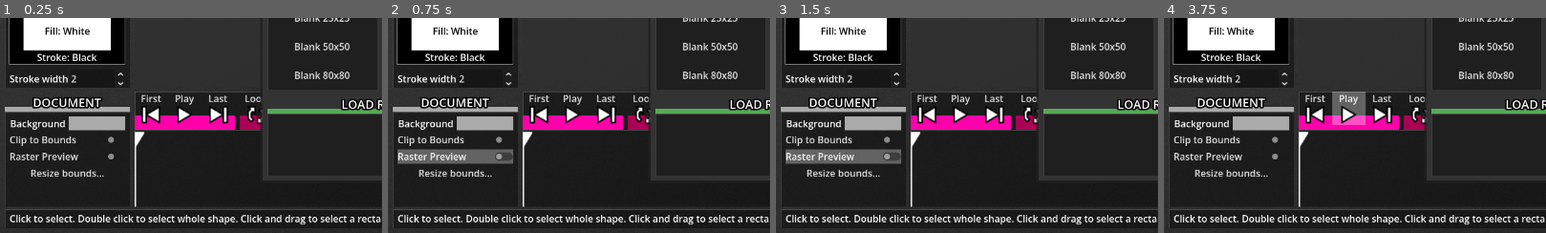
Above: before the commit, frames 1-4 (left to right).
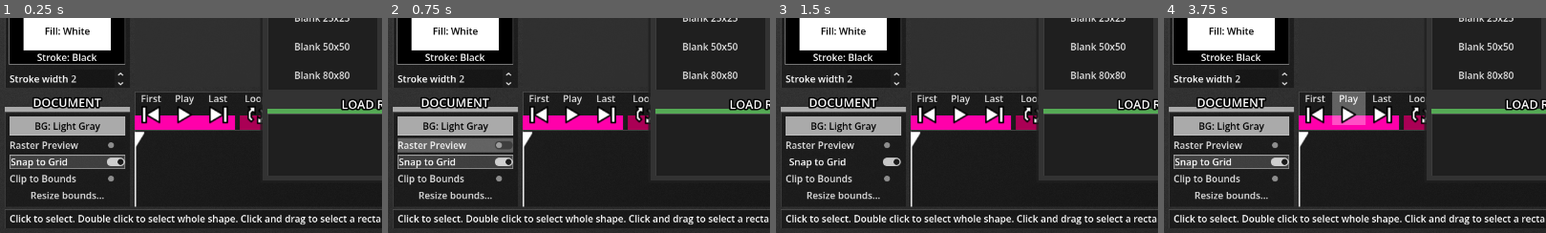
Above: after the commit, the same moments.

Repository: erlog135/Ripple
Game: Godot game, scene res://scenes/Editor.tscn
The game is run twice, just before and just after one commit, with the same random seed, the same clock (stepped at 60 frames per second) and the same inputs.
Inputs (mouse positions are % of the whole screen's width and height, from its top left):
- Up to frame 1 (0.25 s): no input
- Up to frame 2 (0.75 s): click "Raster Preview" at 0.5 s
- Up to frame 3 (1.5 s): click (9, 83) at 1.25 s, where only the run after the commit has a clickable "Snap to Grid"
- Up to frame 4 (3.75 s): click (2, 8) at 2.02 s; click (2, 8) at 2.77 s; click "Play" at 3.5 s
The pictures show only the part of the screen within x 0-50%, y 50-100%; the shares and areas given below are measured in that part.

The runs differ from the first frame. In frame 1, 5.5% of the frame differs, in the area x 2-33%, y 45-85%; in frame 2, 6.5%; in frame 3, 5.8%; in frame 4, 5.5%.

Commit message:
improve document editing

Diff:
--- a/managers/editor_state.gd
+++ b/managers/editor_state.gd
@@ -21,6 +21,7 @@
 signal playback_state_changed(playing: bool)
 signal render_mode_changed(mode: RenderMode)
 signal clip_to_bounds_changed(enabled: bool)
+signal grid_snap_changed(enabled: bool)
 signal validate_line_angles_changed(enabled: bool)
 signal shape_preview_changed
 signal onion_skin_changed(enabled: bool)
@@ -112,7 +113,12 @@
 		validate_line_angles_changed.emit(value)
 
 ## When true, point placement snaps to the pixel grid after draw-type rules (whole pixels, or half-pixels when [member grid_odd_snap] applies to odd strokes).
-var grid_snap: bool = true
+var grid_snap: bool = true:
+	set(value):
+		if grid_snap == value:
+			return
+		grid_snap = value
+		grid_snap_changed.emit(value)
 ## When [member grid_snap] is true and stroke width is odd, snap to cell centers (…, -0.5, 0.5, 1.5, …). Ignored for even stroke width.
 var grid_odd_snap: bool = true
 
--- a/managers/menu_dispatcher.gd
+++ b/managers/menu_dispatcher.gd
@@ -7,6 +7,7 @@
 	EditorState.render_mode_changed.connect(func(_mode): menu_state_changed.emit())
 	EditorState.options_changed.connect(func(): menu_state_changed.emit())
 	EditorState.clip_to_bounds_changed.connect(func(_enabled): menu_state_changed.emit())
+	EditorState.grid_snap_changed.connect(func(_enabled): menu_state_changed.emit())
 	EditorState.validate_line_angles_changed.connect(func(_enabled): menu_state_changed.emit())
 
 
@@ -77,7 +78,6 @@
 			EditorState.set_render_mode(next_mode)
 		"view_grid_snap":
 			EditorState.grid_snap = not EditorState.grid_snap
-			menu_state_changed.emit()
 		"view_clip_to_bounds":
 			EditorState.clip_to_document_bounds = not EditorState.clip_to_document_bounds
 		"view_validate_angles":
--- a/scenes/interface/aux_windows/DocumentPropertiesWindow.tscn
+++ b/scenes/interface/aux_windows/DocumentPropertiesWindow.tscn
@@ -57,31 +57,52 @@
 [node name="VBoxContainer" type="VBoxContainer" parent="Panel/MarginContainer" unique_id=1625324345]
 layout_mode = 2
 
-[node name="BackgroundColor" type="HBoxContainer" parent="Panel/MarginContainer/VBoxContainer" unique_id=2056852005]
-layout_mode = 2
-
-[node name="Label" type="Label" parent="Panel/MarginContainer/VBoxContainer/BackgroundColor" unique_id=1830810114]
-layout_mode = 2
-size_flags_horizontal = 3
-text = "Background"
-horizontal_alignment = 1
-vertical_alignment = 1
-
-[node name="ColorRect" type="ColorRect" parent="Panel/MarginContainer/VBoxContainer/BackgroundColor" unique_id=1898960185]
+[node name="BackgroundRect" type="ColorRect" parent="Panel/MarginContainer/VBoxContainer" unique_id=1898960185]
+clip_contents = true
+custom_minimum_size = Vector2(0, 32)
 layout_mode = 2
 size_flags_horizontal = 3
 color = Color(0.6666667, 0.6666667, 0.6666667, 1)
+
+[node name="Label" type="Label" parent="Panel/MarginContainer/VBoxContainer/BackgroundRect" unique_id=1830810114]
+layout_mode = 1
+anchors_preset = 15
+anchor_right = 1.0
+anchor_bottom = 1.0
+grow_horizontal = 2
+grow_vertical = 2
+size_flags_horizontal = 3
+text = "BG: Light Gray"
+horizontal_alignment = 1
+vertical_alignment = 1
+text_overrun_behavior = 5
+
+[node name="Border" type="ReferenceRect" parent="Panel/MarginContainer/VBoxContainer/BackgroundRect" unique_id=481163798]
+layout_mode = 1
+anchors_preset = 15
+anchor_right = 1.0
+anchor_bottom = 1.0
+grow_horizontal = 2
+grow_vertical = 2
+mouse_filter = 2
+border_color = Color(1, 1, 1, 0.5019608)
+editor_only = false
+
+[node name="RasterPreviewToggle" type="CheckButton" parent="Panel/MarginContainer/VBoxContainer" unique_id=1984382342]
+layout_mode = 2
+focus_mode = 0
+text = "Raster Preview"
+
+[node name="SnappingToggle" type="CheckButton" parent="Panel/MarginContainer/VBoxContainer" unique_id=1273046507]
+layout_mode = 2
+focus_mode = 0
+text = "Snap to Grid"
 
 [node name="ClipBoundsToggle" type="CheckButton" parent="Panel/MarginContainer/VBoxContainer" unique_id=257828607]
 layout_mode = 2
 focus_mode = 0
 text = "Clip to Bounds"
 
-[node name="RasterPreviewToggle" type="CheckButton" parent="Panel/MarginContainer/VBoxContainer" unique_id=1984382342]
-layout_mode = 2
-focus_mode = 0
-text = "Raster Preview"
-
 [node name="ResizeButton" type="Button" parent="Panel/MarginContainer/VBoxContainer" unique_id=302689405]
 layout_mode = 2
 focus_mode = 0
--- a/scenes/interface/aux_windows/document_properties_window.gd
+++ b/scenes/interface/aux_windows/document_properties_window.gd
@@ -2,8 +2,10 @@
 
 const COLOR_POPUP_SCENE = "res://scenes/interface/popups/ColorPopup.tscn"
 
-@onready var bg_color_rect: ColorRect = $Panel/MarginContainer/VBoxContainer/BackgroundColor/ColorRect
+@onready var bg_color_rect: ColorRect = $Panel/MarginContainer/VBoxContainer/BackgroundRect
+@onready var bg_color_label: Label = $Panel/MarginContainer/VBoxContainer/BackgroundRect/Label
 
+@onready var snapping_toggle: CheckButton = $Panel/MarginContainer/VBoxContainer/SnappingToggle
 @onready var clip_bounds_toggle: CheckButton = $Panel/MarginContainer/VBoxContainer/ClipBoundsToggle
 @onready var raster_preview_toggle: CheckButton = $Panel/MarginContainer/VBoxContainer/RasterPreviewToggle
 @onready var resize_button: Button = $Panel/MarginContainer/VBoxContainer/ResizeButton
@@ -16,15 +18,39 @@
 	EditorState.render_mode_changed.connect(func(mode: EditorState.RenderMode): raster_preview_toggle.set_pressed_no_signal(mode == EditorState.RenderMode.RASTER))
 	#same for bounds clipping
 	EditorState.clip_to_bounds_changed.connect(func(enabled: bool): clip_bounds_toggle.set_pressed_no_signal(enabled))
+	EditorState.grid_snap_changed.connect(func(enabled: bool): snapping_toggle.set_pressed_no_signal(enabled))
+	EditorState.bg_color_changed.connect(_sync_from_editor_state)
 
 	raster_preview_toggle.toggled.connect(func(toggled_on: bool): EditorState.set_render_mode(EditorState.RenderMode.RASTER if toggled_on else EditorState.RenderMode.VECTOR))
+	snapping_toggle.toggled.connect(func(toggled_on: bool): EditorState.grid_snap = toggled_on)
 	clip_bounds_toggle.toggled.connect(func(toggled_on: bool): EditorState.clip_to_document_bounds = toggled_on)
+
+	raster_preview_toggle.set_pressed_no_signal(EditorState.render_mode == EditorState.RenderMode.RASTER)
+	snapping_toggle.set_pressed_no_signal(EditorState.grid_snap)
+	clip_bounds_toggle.set_pressed_no_signal(EditorState.clip_to_document_bounds)
 
 	bg_color_rect.gui_input.connect(func(event: InputEvent):
 		if event is InputEventMouseButton and event.button_index == MOUSE_BUTTON_LEFT and event.pressed:
 			_open_color_picker("color_picker_bg", bg_color_rect.color, _on_bg_color_selected))
 
 	resize_button.pressed.connect(func(): PopupManager.open("resize_document", "res://scenes/interface/popups/ResizeDocumentPopup.tscn"))
+	_sync_from_editor_state()
+
+
+func _sync_from_editor_state() -> void:
+	if _syncing:
+		return
+	_syncing = true
+	_update_bg_ui(EditorState.current_bg_color)
+	_syncing = false
+
+
+func _update_bg_ui(color: Color) -> void:
+	bg_color_rect.color = color
+	var color_name: String = GColor.COLOR_NAMES.get(color, "Custom")
+	bg_color_label.text = "BG: %s" % color_name
+	bg_color_label.add_theme_color_override("font_color", GColor.legible_over(color))
+
 
 func _open_color_picker(popup_id: String, current: Color, on_selected: Callable) -> void:
 	var popup = PopupManager.open(popup_id, COLOR_POPUP_SCENE)
@@ -36,7 +62,7 @@
 	popup.select_color(current)
 	_syncing = false
 
-func _on_bg_color_selected(color: Color):
 
-	bg_color_rect.color = color
+func _on_bg_color_selected(color: Color) -> void:
+	_update_bg_ui(color)
 	EditorState.set_current_bg_color(color)
--- a/scenes/interface/aux_windows/tools/edit_tool.gd
+++ b/scenes/interface/aux_windows/tools/edit_tool.gd
@@ -43,6 +43,7 @@
 func handle_mouse_motion(world_pos: Vector2, gizmos) -> void:
 	match _mode:
 		_Mode.TRANSFORMING:
+			_drag_has_moved = _drag_has_moved or world_pos != _drag_start_transform
 			EditorState.update_transform_matrix(_compute_matrix(world_pos))
 		_Mode.RECT_SELECT:
 			_drag_end_world = world_pos
@@ -100,8 +101,8 @@
 func handle_left_release(world_pos: Vector2, gizmos) -> void:
 	match _mode:
 		_Mode.TRANSFORMING:
-			var matrix := _compute_matrix(world_pos)
-			if matrix != Transform2D.IDENTITY:
+			if _drag_has_moved:
+				var matrix := _compute_matrix(world_pos)
 				_commit(matrix)
 			_snapshot.clear()
 			EditorState.end_transform()
@@ -221,9 +222,6 @@
 					delta.y = 0.0
 				else:
 					delta.x = 0.0
-			# Snap movement preview to the grid when grid snap is enabled.
-			if EditorState.grid_snap:
-				delta = delta.snapped(Vector2.ONE)
 			return Transform2D(0.0, delta)
 
 		EditorState.TransformMode.SCALE:
@@ -327,6 +325,7 @@
 ## after [member current_hover_mode] and [member _active_handle] are up to date.
 func _begin_transform_drag(world_pos: Vector2) -> void:
 	_mode = _Mode.TRANSFORMING
+	_drag_has_moved = false
 	_locked_mode = current_hover_mode
 	_drag_start_transform = world_pos
 	_original_bounds = EditorState.get_selection_bounds()
@@ -423,6 +422,23 @@
 	if command_indices.is_empty():
 		return
 
+	# Only commit if at least one point, radius, or path state actually changed
+	var any_changed := false
+	for i in range(command_indices.size()):
+		var cmd_idx := command_indices[i]
+		var cmd: DrawCommand = frame.commands[cmd_idx]
+		if cmd.points != new_points_arrays[i]:
+			any_changed = true
+			break
+		if cmd.draw_type == DrawCommand.Type.CIRCLE and new_radii[i] != cmd.circle_radius:
+			any_changed = true
+			break
+	if not path_close_indices.is_empty():
+		any_changed = true
+
+	if not any_changed:
+		return
+
 	HistoryManager.commit(TransformSelectionAction.new(
 		frame_idx, command_indices, new_points_arrays, new_radii, path_close_indices
 	))
--- a/scenes/interface/document.gd
+++ b/scenes/interface/document.gd
@@ -167,7 +167,12 @@
 	var points := _points_with_drag_offset(cmd.points, cmd_idx) if apply_drag_offset else cmd.points
 
 	if cmd.draw_type == DrawCommand.Type.CIRCLE and points.size() > 0:
-		points = _circle_points(points[0], cmd.circle_radius)
+		var radius := float(cmd.circle_radius)
+		if apply_drag_offset and EditorState.is_transform_previewing() and EditorState.transform_mode == EditorState.TransformMode.SCALE and EditorState.transform_matrix != Transform2D.IDENTITY:
+			var m := EditorState.transform_matrix
+			var radius_scale := (m.x.length() + m.y.length()) / 2.0
+			radius = maxf(1.0, radius * radius_scale)
+		points = _circle_points(points[0], radius)
 
 	if cmd.fill_color.a > 0:
 		var poly := Polygon2D.new()
@@ -194,17 +199,24 @@
 		canvas.add_child(line)
 
 func _points_with_drag_offset(points: PackedVector2Array, cmd_idx: int) -> PackedVector2Array:
-	if not EditorState.is_transform_previewing():
+	if not EditorState.is_transform_previewing() or EditorState.transform_matrix == Transform2D.IDENTITY:
 		return points
 
 	var selected_pts: Array = EditorState.selected_point_indices.get(cmd_idx, [])
 	if selected_pts.is_empty():
 		return points
 
+	var frame: DrawCommandImage = ProjectData.get_current_image() if EditorState.grid_snap else null
+	var cmd: DrawCommand = frame.commands[cmd_idx] if (frame != null and cmd_idx < frame.commands.size()) else null
 	var shifted: PackedVector2Array = points.duplicate()
 	for pt_idx in selected_pts:
 		if pt_idx >= 0 and pt_idx < shifted.size():
-			shifted[pt_idx] = EditorState.transform_matrix * shifted[pt_idx]
+			var transformed := EditorState.transform_matrix * shifted[pt_idx]
+			if cmd != null:
+				transformed = EditorState.snap_world_position(
+					transformed, cmd.draw_type, cmd.stroke_width
+				)
+			shifted[pt_idx] = transformed
 	return shifted
 
 func _circle_points(center: Vector2, radius: float) -> PackedVector2Array:
--- a/scenes/interface/document_gizmos.gd
+++ b/scenes/interface/document_gizmos.gd
@@ -36,6 +36,8 @@
 	EditorState.tool_changed.connect(_on_tool_changed)
 	EditorState.transform_preview_changed.connect(_on_transform_preview_changed)
 	EditorState.line_pen_hover_changed.connect(_on_line_pen_hover_changed)
+	EditorState.clip_to_bounds_changed.connect(func(_enabled): queue_redraw())
+	EditorState.grid_snap_changed.connect(func(_enabled): queue_redraw())
 	EditorState.validate_line_angles_changed.connect(_on_validate_line_angles_changed)
 	EditorState.shape_preview_changed.connect(_on_shape_preview_changed)
 	EditorState.mouse_position_changed.connect(_on_mouse_position_changed)
@@ -546,7 +548,7 @@
 	# During a scale preview, show the radius scaled by the current transform matrix
 	# so the arc visually matches what will be committed on release.
 	var display_radius := float(cmd.circle_radius)
-	if is_selected and EditorState.is_transform_previewing() and EditorState.transform_mode == EditorState.TransformMode.SCALE:
+	if is_selected and EditorState.is_transform_previewing() and EditorState.transform_mode == EditorState.TransformMode.SCALE and EditorState.transform_matrix != Transform2D.IDENTITY:
 		var m := EditorState.transform_matrix
 		var radius_scale := (m.x.length() + m.y.length()) / 2.0
 		display_radius = maxf(1.0, display_radius * radius_scale)
@@ -555,7 +557,7 @@
 	draw_circle(center, pt_r, pt_color)
 
 func _point_with_drag_offset(point: Vector2, cmd_idx: int, pt_idx: int) -> Vector2:
-	if not EditorState.is_transform_previewing():
+	if not EditorState.is_transform_previewing() or EditorState.transform_matrix == Transform2D.IDENTITY:
 		return point
 	var selected_pts: Array = EditorState.selected_point_indices.get(cmd_idx, [])
 	if pt_idx in selected_pts:
@@ -571,7 +573,7 @@
 	return point
 
 func _points_with_drag_offset(points: PackedVector2Array, cmd_idx: int) -> PackedVector2Array:
-	if not EditorState.is_transform_previewing():
+	if not EditorState.is_transform_previewing() or EditorState.transform_matrix == Transform2D.IDENTITY:
 		return points
 	var selected_pts: Array = EditorState.selected_point_indices.get(cmd_idx, [])
 	if selected_pts.is_empty():
--- a/scenes/interface/hud_layer.gd
+++ b/scenes/interface/hud_layer.gd
@@ -60,7 +60,7 @@
 		for pt_idx in EditorState.selected_point_indices[cmd_idx]:
 			if pt_idx < cmd.points.size():
 				var pt: Vector2 = cmd.points[pt_idx]
-				if EditorState.is_transform_previewing():
+				if EditorState.is_transform_previewing() and EditorState.transform_matrix != Transform2D.IDENTITY:
 					pt = EditorState.transform_matrix * pt
 				selected_positions.append(pt)
 
